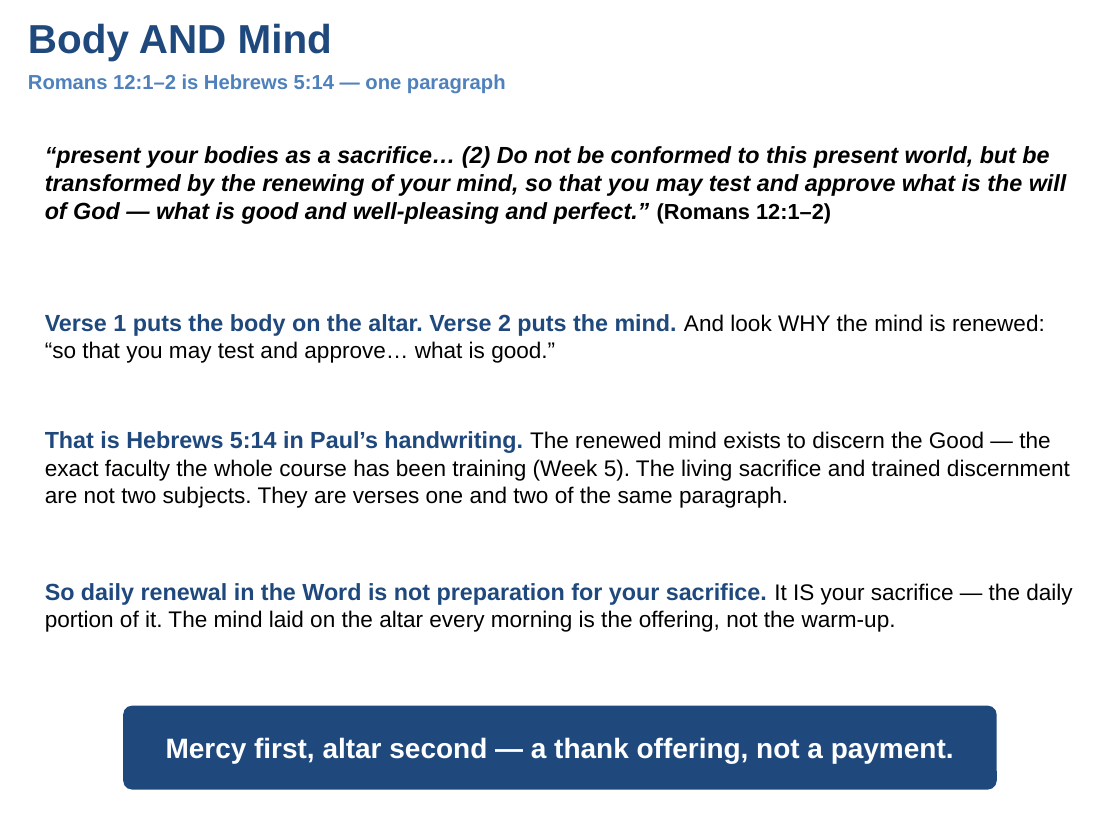
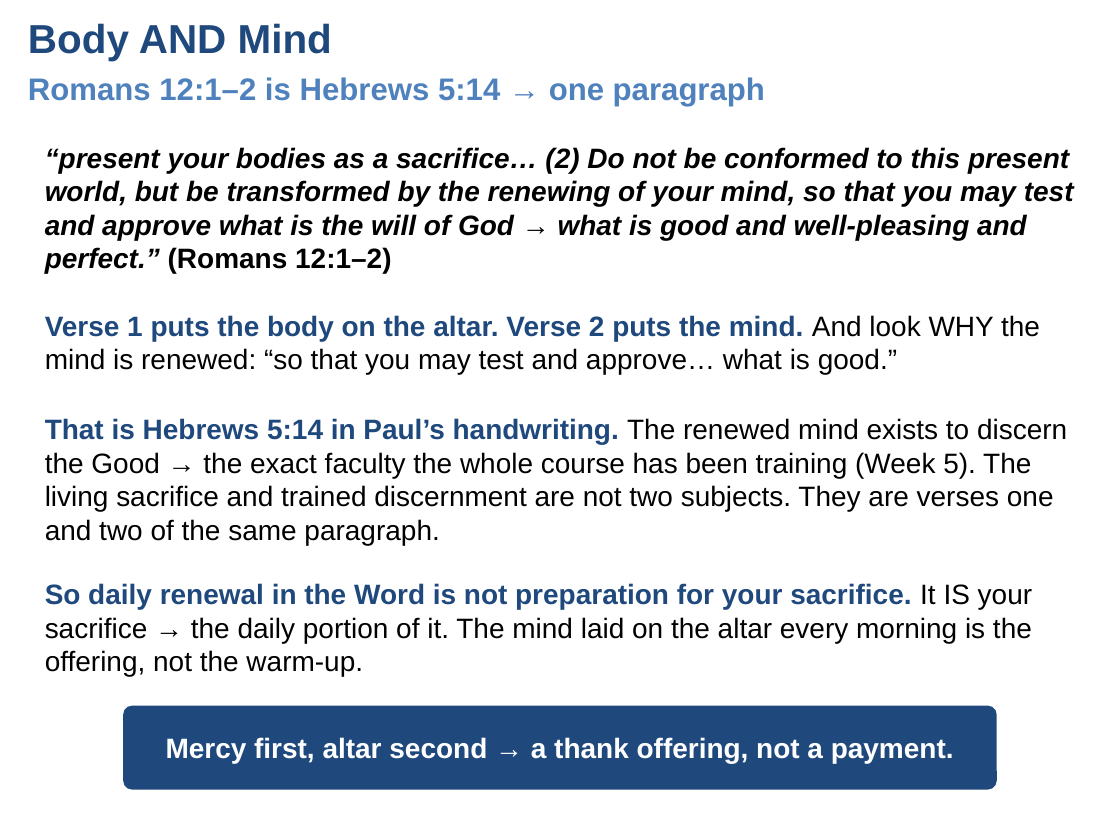
Before and after one commit to UsefulEngines/EvangelismPublic, a slide deck: slide 5 of 2026-Q4/09-TheAlterToday/Week09-TheAltarToday.pptx. Drawn at 1120x840 pixels with LibreOffice and Linux fonts; fonts in the diff are those of the drawing. Boxes give left, top, right and bottom in pixels: in the first picture for what was removed or moved away, otherwise in the second. Text is boxed around its words. In the diff, an @@ line names an element or a change of style, - is before the commit and + after.

```diff
--- a/2026-Q4/09-TheAlterToday/Week09-TheAltarToday.pptx
+++ b/2026-Q4/09-TheAlterToday/Week09-TheAltarToday.pptx
@@ text at bbox=[28, 77, 765, 106]: text changed; size 13 to 20 pt @@
-Romans 12:1–2 is Hebrews 5:14 — one paragraph
+Romans 12:1–2 is Hebrews 5:14 → one paragraph
@@ text at bbox=[45, 147, 1074, 273]: text changed; size 15 to 18 pt @@
-“present your bodies as a sacrifice… (2) Do not be conformed to this present world, but be transformed by the renewing of your mind, so that you may test and approve what is the will of God — what is good and well-pleasing and perfect.” (Romans 12:1–2)
+“present your bodies as a sacrifice… (2) Do not be conformed to this present world, but be transformed by the renewing of your mind, so that you may test and approve what is the will of God → what is good and well-pleasing and perfect.” (Romans 12:1–2)
@@ text "Verse 1 puts the body ..." at bbox=[45, 315, 1040, 374]: size 15 to 18 pt in "Verse 1 puts the body on the ..."; size 14.5 to 18 pt in "And look WHY the mind is renewed: ..." @@
@@ text at bbox=[45, 418, 1067, 545]: text changed; size 14.5 to 18 pt @@
-That is Hebrews 5:14 in Paul’s handwriting. The renewed mind exists to discern the Good — the exact faculty the whole course has been training (Week 5). The living sacrifice and trained discernment are not two subjects. They are verses one and two of the same paragraph.
+That is Hebrews 5:14 in Paul’s handwriting. The renewed mind exists to discern the Good → the exact faculty the whole course has been training (Week 5). The living sacrifice and trained discernment are not two subjects. They are verses one and two of the same paragraph.
@@ text at bbox=[45, 583, 1032, 677]: text changed; size 14.5 to 18 pt @@
-So daily renewal in the Word is not preparation for your sacrifice. It IS your sacrifice — the daily portion of it. The mind laid on the altar every morning is the offering, not the warm-up.
+So daily renewal in the Word is not preparation for your sacrifice. It IS your sacrifice → the daily portion of it. The mind laid on the altar every morning is the offering, not the warm-up.
@@ text at bbox=[166, 737, 954, 763]: text changed @@
-Mercy first, altar second — a thank offering, not a payment.
+Mercy first, altar second → a thank offering, not a payment.
```
Also in this commit, not shown: 6 other slides changed, 5 other files.
